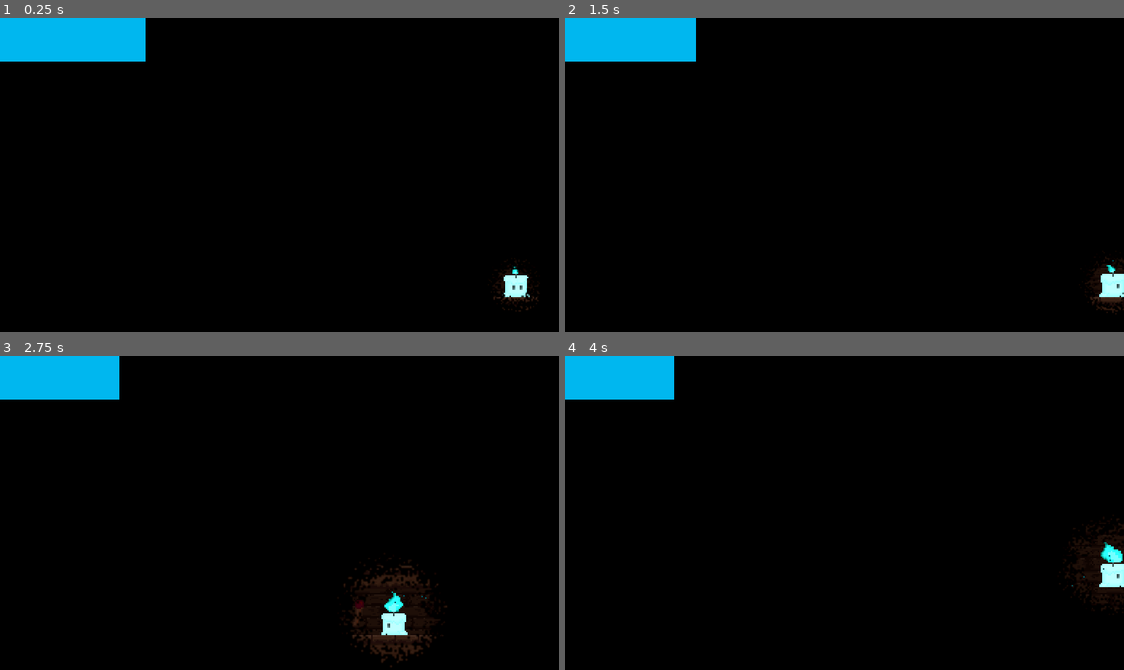
Above: before the commit, frames 1-4 (two rows, left to right).
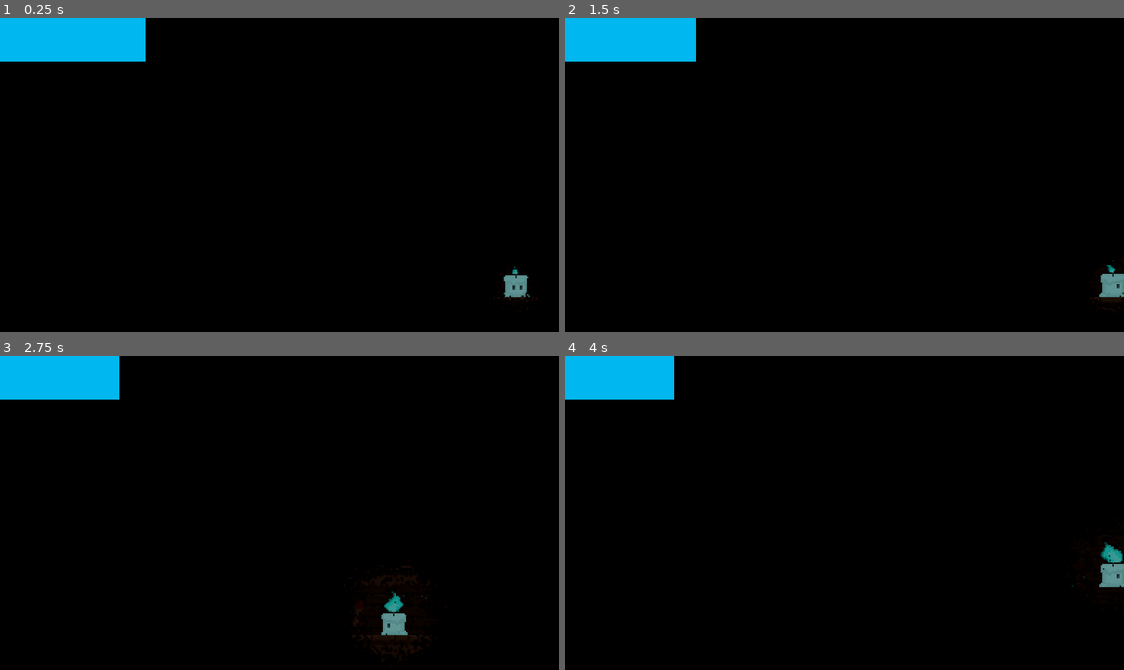
Above: after the commit, the same moments.

Repository: UlricBon/Unseen-Forces
Game: Godot game, scene res://Scene/game.tscn
Two runs of this game, one before a commit and one after it. Both use one fixed random seed, a clock stepped at 60 frames per second and the inputs below.
Inputs:
- Up to frame 1 (0.25 s): no input
- Up to frame 2 (1.5 s): hold Space (Interact) 0.53-1.28 s; hold D (Right) from 0.53 s (still down); tap W (Jump) at 0.77 s; tap Space (Interact) at 1.35 s
- Up to frame 3 (2.75 s): tap W (Jump) at 1.52 s; release D (Right) at 2.03 s; hold A (Left) from 2.03 s (still down); hold Space (Interact) from 2.03 s (still down)
- Up to frame 4 (4 s): release A (Left) at 2.78 s; release Space (Interact) at 2.78 s; hold D (Right) from 2.78 s (still down); tap Space (Interact) at 2.85 s; tap W (Jump) at 3.02, 3.77 s; hold Space (Interact) from 3.53 s (still down)

The runs differ from the first frame. In frame 1, 0.3% of the frame differs, in the area x 88-97%, y 79-93%; in frame 2, 0.4%; in frame 3, 0.9%, in the area x 61-80%, y 66-99%; in frame 4, 0.5%.
Error before the commit: Invalid access to property or key 'time_left' on a base object of type 'null instance'. (res://Scripts/player.gd:128)

Commit message:
push ko to

Diff:
--- a/Scene/light/Light.tscn
+++ b/Scene/light/Light.tscn
@@ -4,7 +4,7 @@
 [ext_resource type="Script" path="res://Scene/light/Light.gd" id="2_h8eeb"]
 
 [node name="Light" type="PointLight2D"]
-energy = 0.4
+energy = 0.2
 blend_mode = 2
 texture = ExtResource("1_4ibxw")
 texture_scale = 0.2
--- a/Scene/player.tscn
+++ b/Scene/player.tscn
@@ -1,9 +1,10 @@
-[gd_scene load_steps=45 format=3 uid="uid://cnrcsph655rdh"]
+[gd_scene load_steps=46 format=3 uid="uid://cnrcsph655rdh"]
 
 [ext_resource type="Script" path="res://Scripts/player.gd" id="1_gw1od"]
 [ext_resource type="Texture2D" uid="uid://1lpg5e5fuq11" path="res://assets/sprites/tallow_ss.png" id="2_g1o0y"]
 [ext_resource type="PackedScene" uid="uid://cgbq2lkg4x8s7" path="res://Scene/light/Light.tscn" id="3_y8ec2"]
 [ext_resource type="Texture2D" uid="uid://cc82xvbdmgnco" path="res://assets/sprites/tallow_dead.png" id="4_m8m8g"]
+[ext_resource type="AudioStream" uid="uid://bib7qugxfd077" path="res://assets/sfx/wood_footstep.wav" id="5_236yo"]
 
 [sub_resource type="AtlasTexture" id="AtlasTexture_a64uq"]
 atlas = ExtResource("2_g1o0y")
@@ -380,4 +381,11 @@
 wait_time = 3.0
 one_shot = true
 
+[node name="FootstepAudioTimer" type="Timer" parent="."]
+one_shot = true
+
+[node name="FootstepSFX" type="AudioStreamPlayer2D" parent="."]
+stream = ExtResource("5_236yo")
+volume_db = -5.0
+
 [connection signal="timeout" from="SlowTimer" to="." method="_on_slow_timer_timeout"]
--- a/Scripts/player.gd
+++ b/Scripts/player.gd
@@ -133,7 +133,6 @@
 		else:
 			$FootstepAudioTimer.start(0.25)
 
-#commentulit
 func _on_slow_timer_timeout():
 	print("stopppp")
 	playerSlow = false
Not shown: 1 places in Scene/door.tscn that only renumber resources
Not shown: 1 places in Scene/game.tscn that only renumber resources
Not shown: 2 places in Scene/level1.tscn that only renumber resources
Not shown: 2 places in Scene/level2.tscn that only renumber resources
